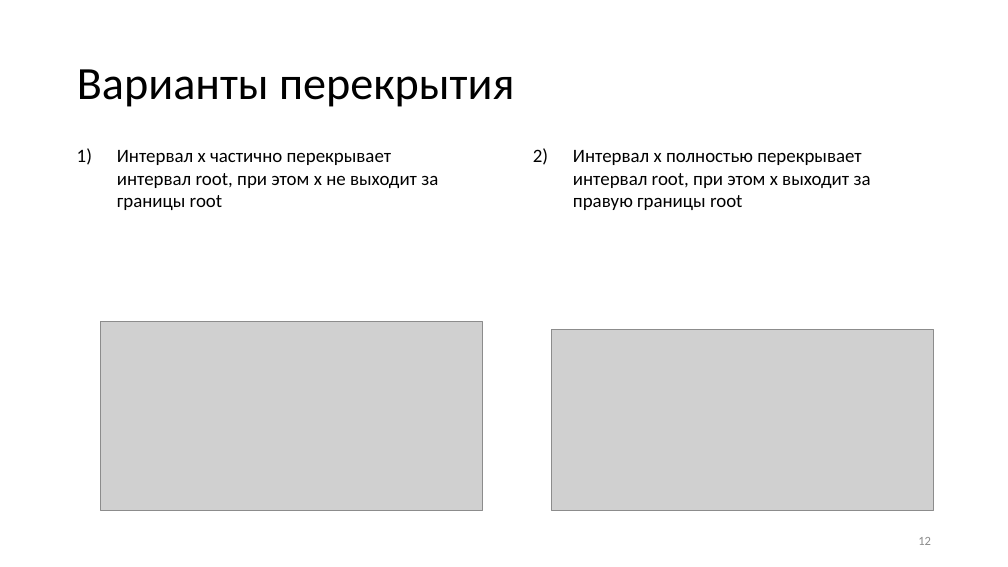
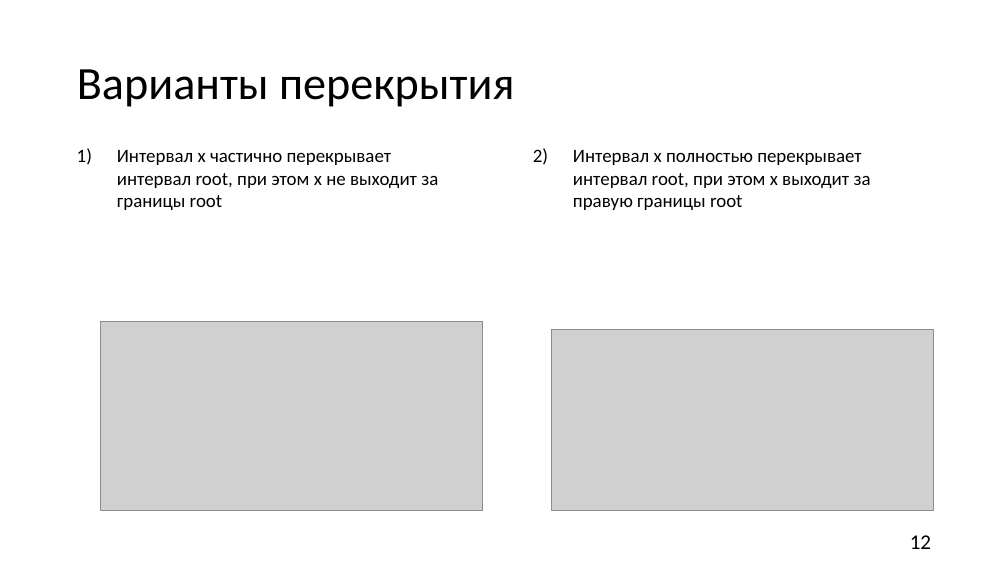
Before and after one commit to nikitachurganov/Interval-Tree, a slide deck: slide 12 of АиСД дерево.pptx. Drawn at 1008x567 pixels with LibreOffice and Linux fonts; fonts in the diff are those of the drawing; grey boxes stand for pictures. Boxes give left, top, right and bottom in pixels: in the first picture for what was removed or moved away, otherwise in the second. Text is boxed around its words. In the diff, an @@ line names an element or a change of style, - is before the commit and + after.

```diff
--- a/АиСД дерево.pptx
+++ b/АиСД дерево.pptx
@@ page number at (910, 535, 931, 549): size 12 to 20 pt, text colour #8C8C8C to #000000 @@
```
Also in this commit, not shown: 11 other slides changed, 8 other files.
